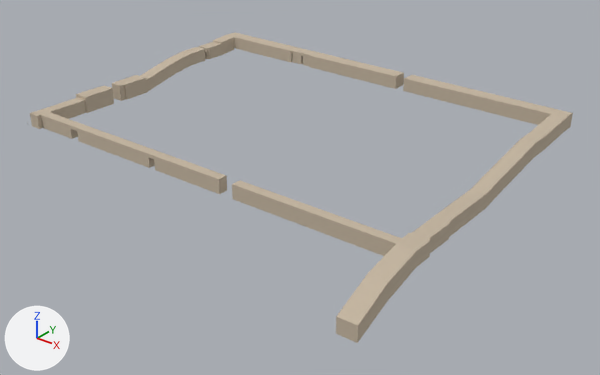
The glTF model assets/items/xr506vv1677/Anubieion.glb: old version first, new version second.
The view is the same before and after, from a camera (50 mm lens) standing at (403.0, -254.0, 178.0) and looking at (145.0, 68.0, -21.0). Lighting does not change. The marker at lower left points along +X, +Y and +Z.

In view in the first picture: 'Mesh1 Model', 'Mesh2 Model', 'Mesh3 Model', 'Mesh4 Model'.
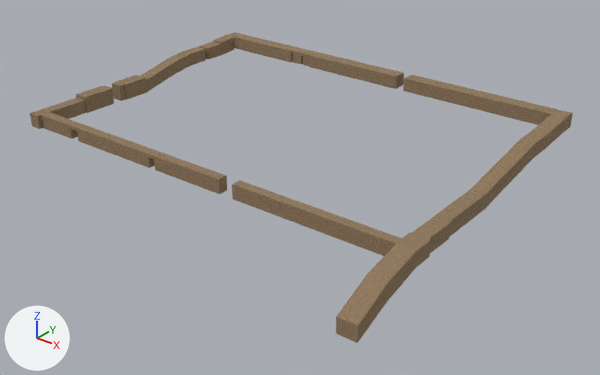
What differs and where, as boxes [x1, y1, x2, y2] in the pictures (600 x 375 px):
'Mesh1 Model', surface changed (beige to brown): [232, 75, 573, 343] in both
'Mesh2 Model', surface changed (beige to brown): [30, 86, 227, 194] in both
'Mesh4 Model', surface changed (beige to brown): [199, 32, 404, 89] in both
'Mesh3 Model', surface changed (beige to brown): [112, 47, 205, 101] in both

The change, as a diff of the scene's bpy script:
```diff
--- a/assets/items/xr506vv1677/Anubieion.glb.py
+++ b/assets/items/xr506vv1677/Anubieion.glb.py
@@ img_mudbrick4 @@
+img_mudbrick4 = load_image('Mudbrick4', '_unpacked/Mudbrick4', 492, 299, 'sRGB')
@@ mat_mudbrick4 @@
 mat_mudbrick4 = principled_material('Mudbrick4')
-mat_mudbrick4.base_color = (0.553, 0.463, 0.353)  # beige #c4b5a0
+mat_mudbrick4.texture = img_mudbrick4
 mat_mudbrick4.roughness = 1.0
```
